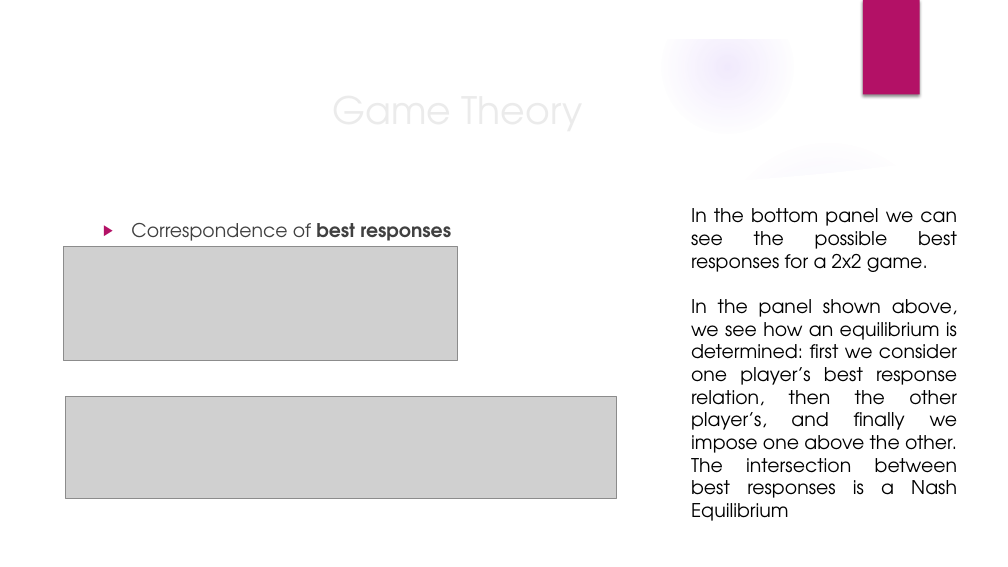
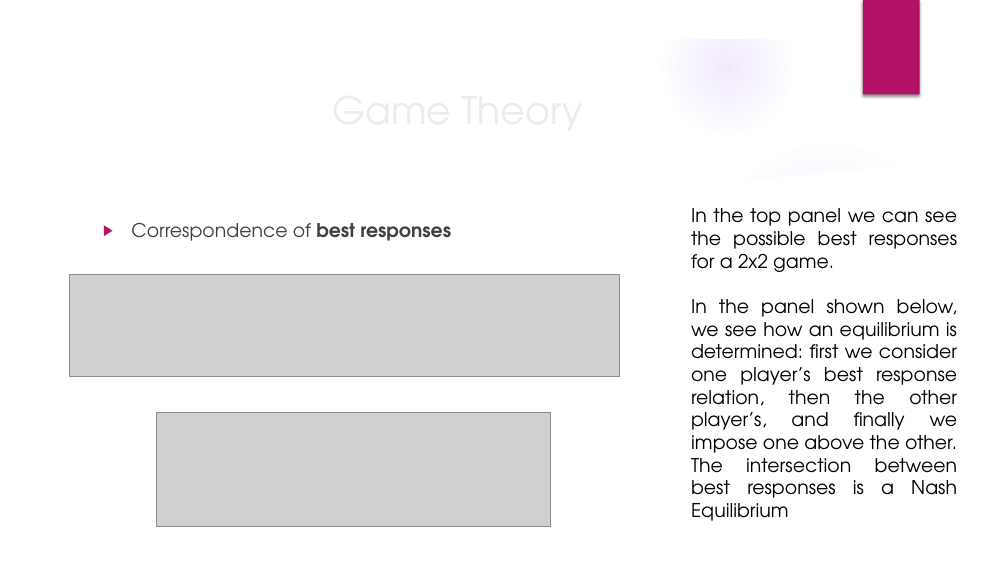
Before and after one commit to ManuelVU/Simulation_QRE, a slide deck: slide 6 of Presentacion.pptx. Drawn at 1008x567 pixels with LibreOffice and Linux fonts; fonts in the diff are those of the drawing; grey boxes stand for pictures; background and template pictures are left out. Boxes give left, top, right and bottom in pixels: in the first picture for what was removed or moved away, otherwise in the second. Text is boxed around its words. In the diff, an @@ line names an element or a change of style, - is before the commit and + after.

```diff
--- a/Presentacion.pptx
+++ b/Presentacion.pptx
@@ text at (691, 208, 958, 521): text changed @@
-In the bottom panel we can see the possible best responses for a 2x2 game.
-In the panel shown above, we see how an equilibrium is determined: first we consider one player’s best response relation, then the other player’s, and finally we impose one above the other. The intersection between best responses is a Nash Equilibrium
+In the top panel we can see the possible best responses for a 2x2 game.
+In the panel shown below, we see how an equilibrium is determined: first we consider one player’s best response relation, then the other player’s, and finally we impose one above the other. The intersection between best responses is a Nash Equilibrium
@@ picture: place and size @@
-picture at (66, 396, 616, 498)
+picture at (70, 274, 620, 376)
@@ picture: place and size @@
-picture at (64, 247, 457, 361)
+picture at (157, 412, 551, 526)
```
Also in this commit, not shown: 3 other slides changed.
